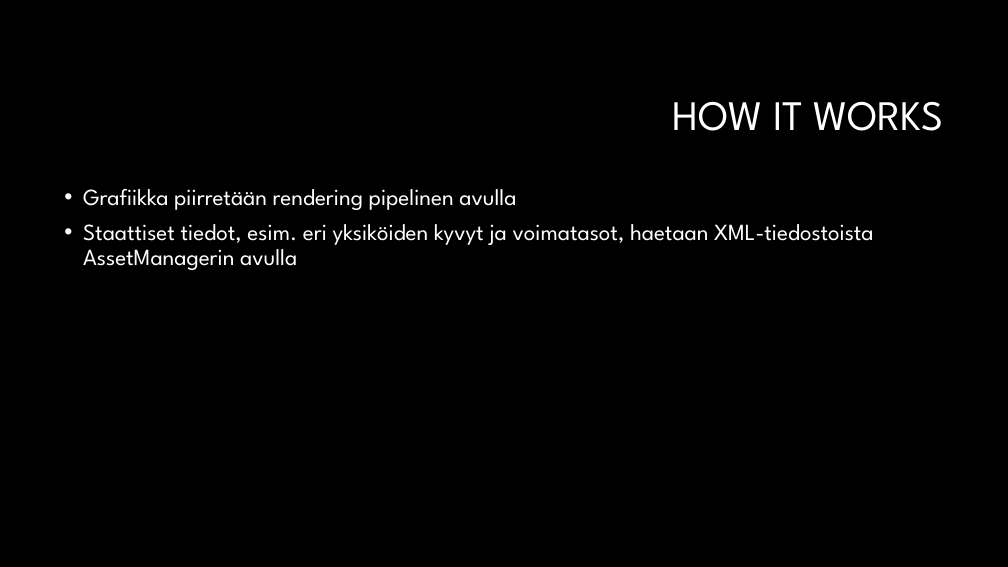
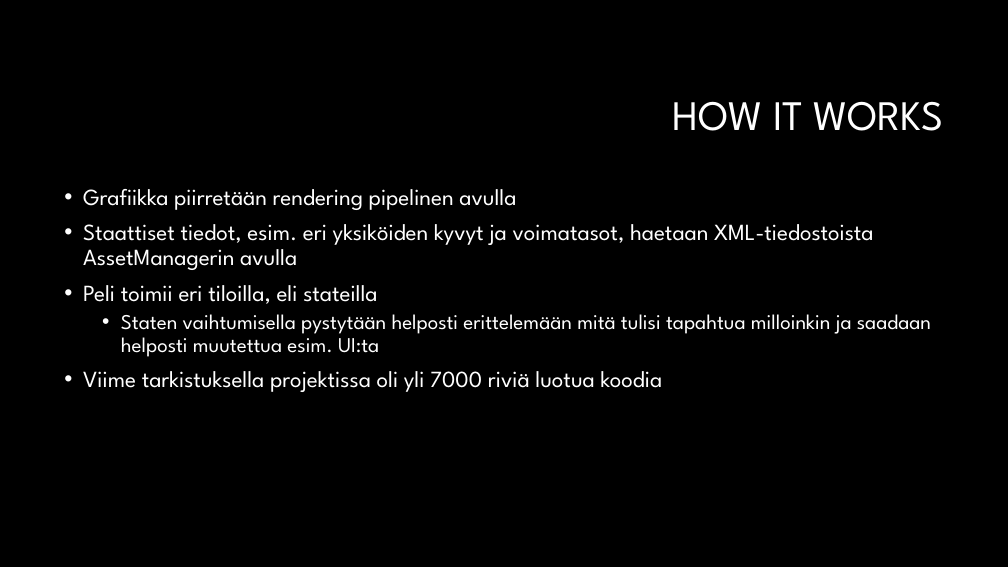
Before and after one commit to Jisti007/Mobile-Project-ideal-broccoli, a slide deck: slide 6 of documentation/presentation/Project Onslaught.pptx (slide 5 before the commit). Drawn at 1008x567 pixels with LibreOffice and Linux fonts; fonts in the diff are those of the drawing; background and template pictures are left out. Boxes give left, top, right and bottom in pixels: in the first picture for what was removed or moved away, otherwise in the second. Text is boxed around its words. In the diff, an @@ line names an element or a change of style, - is before the commit and + after.

Commit message:
edit presentation

```diff
--- a/documentation/presentation/Project Onslaught.pptx
+++ b/documentation/presentation/Project Onslaught.pptx
@@ text at box(83, 285, 931, 392): paragraphs added @@
+• Peli toimii eri tiloilla, eli stateilla
+  • Staten vaihtumisella pystytään helposti erittelemään mitä tulisi tapahtua milloinkin ja saadaan helposti muutettua esim. UI:ta
+• Viime tarkistuksella projektissa oli yli 7000 riviä luotua koodia
```
Also in this commit, not shown: 2 other slides changed.
